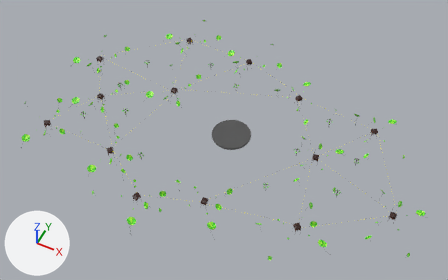
A saved change to the FBX model Assets/FBX/iqra.fbx.
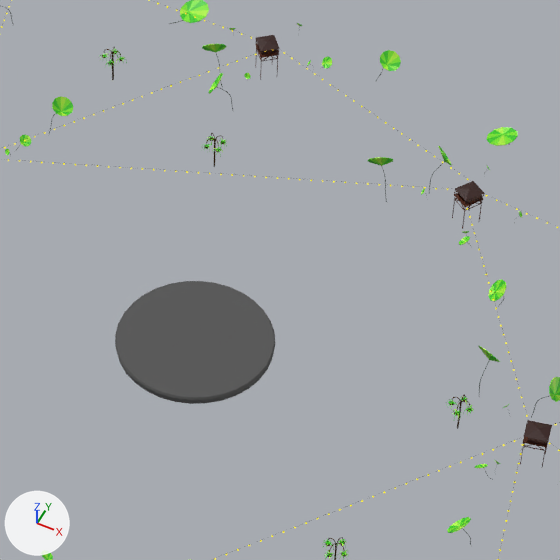
There are two pictures of each version: one whole from a camera (50 mm lens) standing at (141.9, -283.1, 345.8) and looking at (1.8, -2.9, -4.5), one close up on the part from 41% to 72% of the width and 18% to 67% of the height. The axes (+X, +Y, +Z) are drawn at lower left. The lights are the same throughout. Where no turn or scale is listed for an object, it has been applied to the vertices.

Objects in the first close-up: 'base.001'.
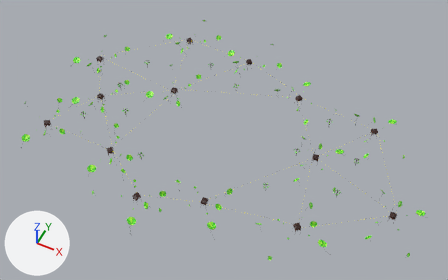
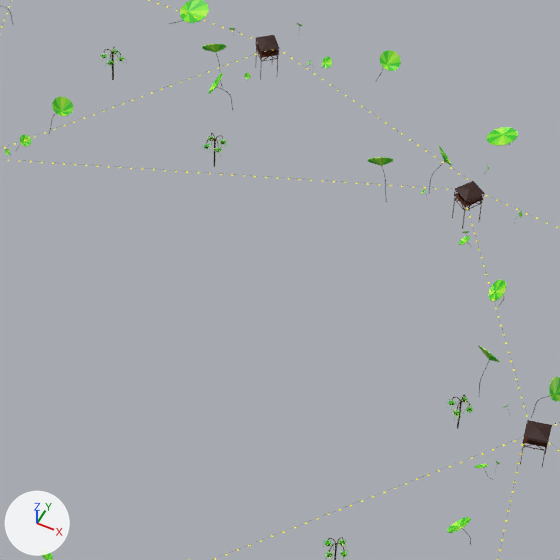
Changed parts and their boxes [x1, y1, x2, y2] in the close-ups (560 x 560 px):
'base.001', deleted
    before: [115, 281, 275, 404]

Edits to the bpy script that builds the scene:
```text
Remove ob_base_001:
    ob_base_001 = bpy.data.objects.new('base.001', me_cylinder)
    ob_base_001.location = (6.6, -0.1, 1.1)
```
